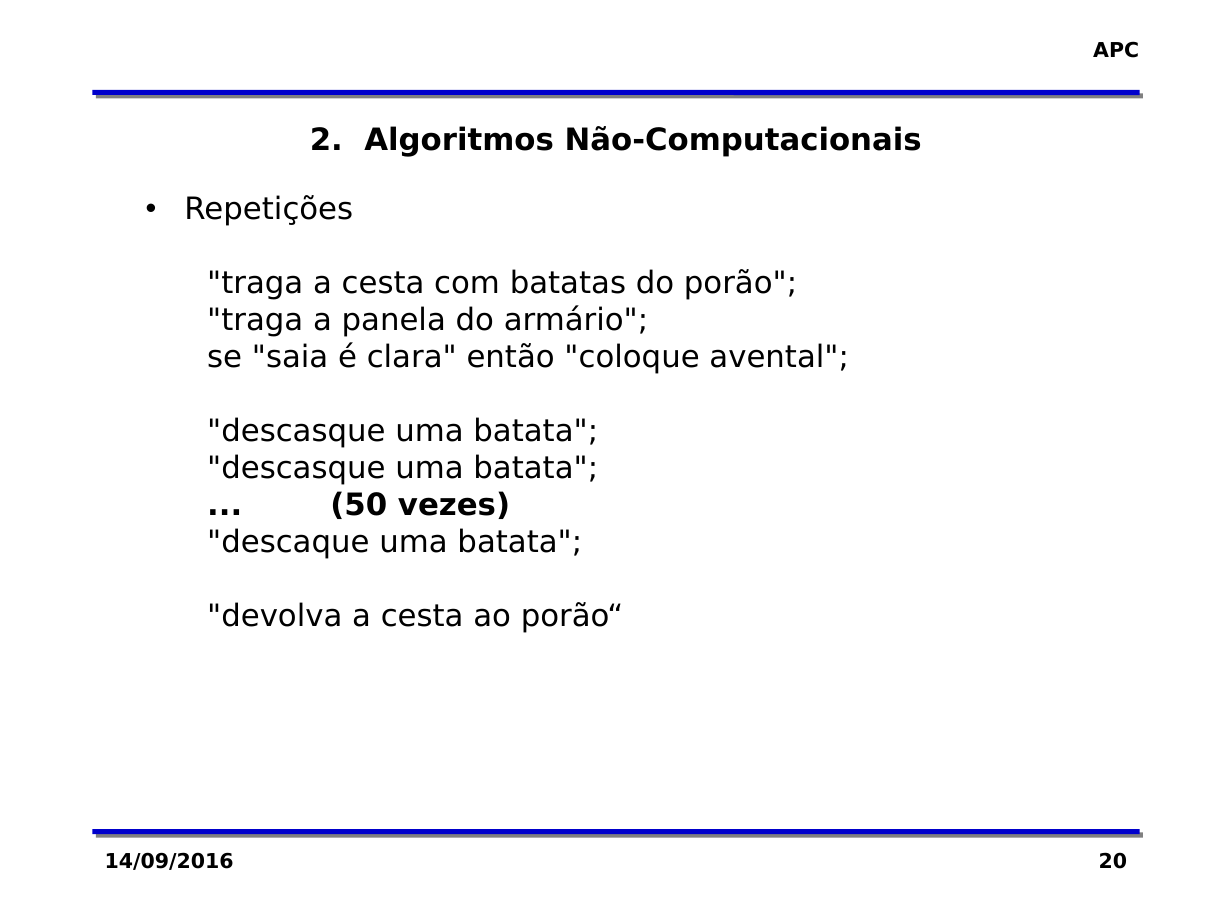
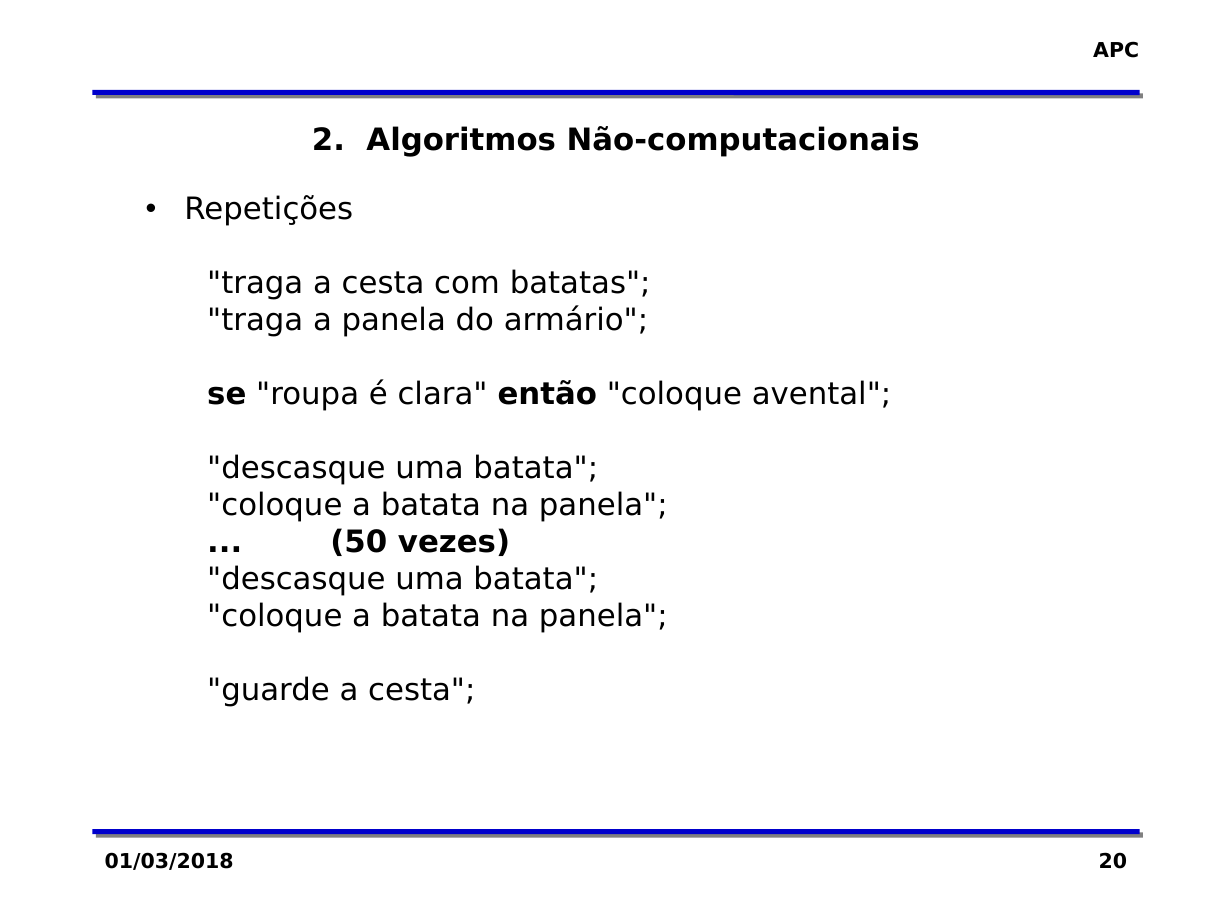
Before and after one commit to zaghetto/Algoritmos, a slide deck: slide 20 of MÓDULOS DE AULA/Módulo 03 - O Conceito de Algoritmo.pptx. Drawn at 1232x924 pixels with LibreOffice and Linux fonts; fonts in the diff are those of the drawing; background and template pictures are left out. Boxes give left, top, right and bottom in pixels: in the first picture for what was removed or moved away, otherwise in the second. Text is boxed around its words. In the diff, an @@ line names an element or a change of style, - is before the commit and + after.

```diff
--- a/MÓDULOS DE AULA/Módulo 03 - O Conceito de Algoritmo.pptx
+++ b/MÓDULOS DE AULA/Módulo 03 - O Conceito de Algoritmo.pptx
@@ text at [312, 126, 920, 157]: text changed @@
-2. Algoritmos Não-Computacionais
+2. Algoritmos Não-computacionais
@@ text at [207, 269, 891, 411]: text changed @@
-  "traga a cesta com batatas do porão";
-  "traga a panela do armário";
-  se "saia é clara" então "coloque avental";
+  "traga a cesta com batatas";
+  "traga a panela do armário";
+  se "roupa é clara" então "coloque avental";
@@ text at [207, 491, 668, 556]: paragraphs added @@
+  "coloque a batata na panela";
+  ... (50 vezes)
@@ text at [207, 602, 668, 707]: text changed @@
-  ... (50 vezes)
-  "descaque uma batata";
-  "devolva a cesta ao porão“
+  "coloque a batata na panela";
+  "guarde a cesta";
@@ text at [105, 852, 234, 870]: text changed @@
-14/09/2016
+01/03/2018
```
Also in this commit, not shown: 53 other slides changed, 1 slide added, 1 slide removed.
